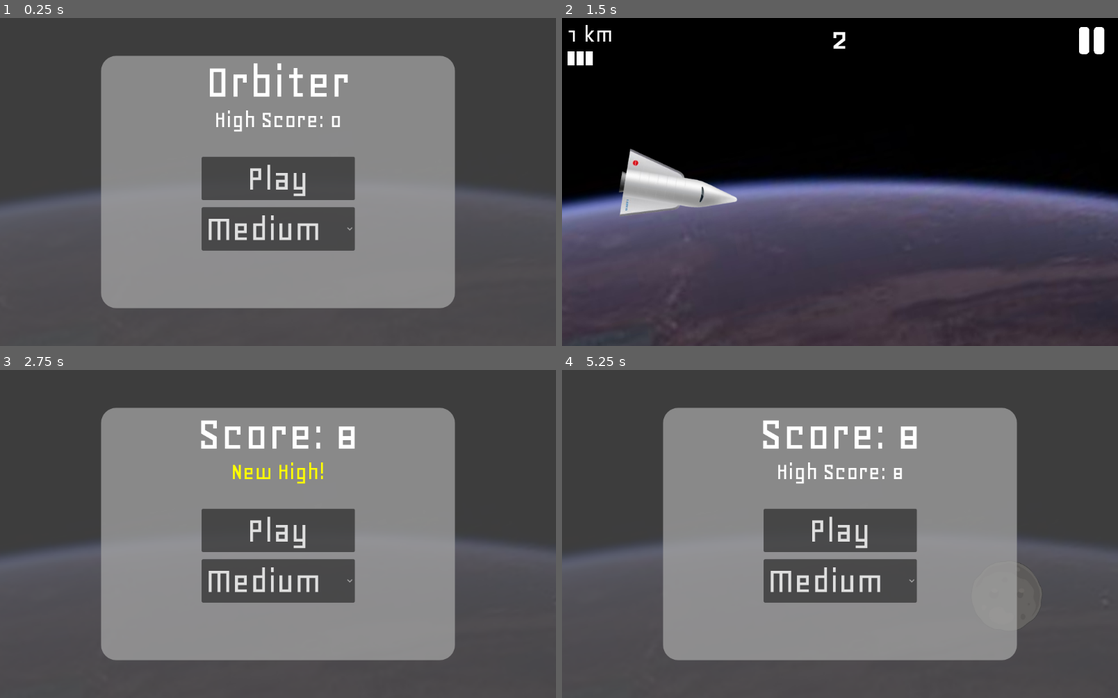
Above: before the commit, frames 1-4 (two rows, left to right).
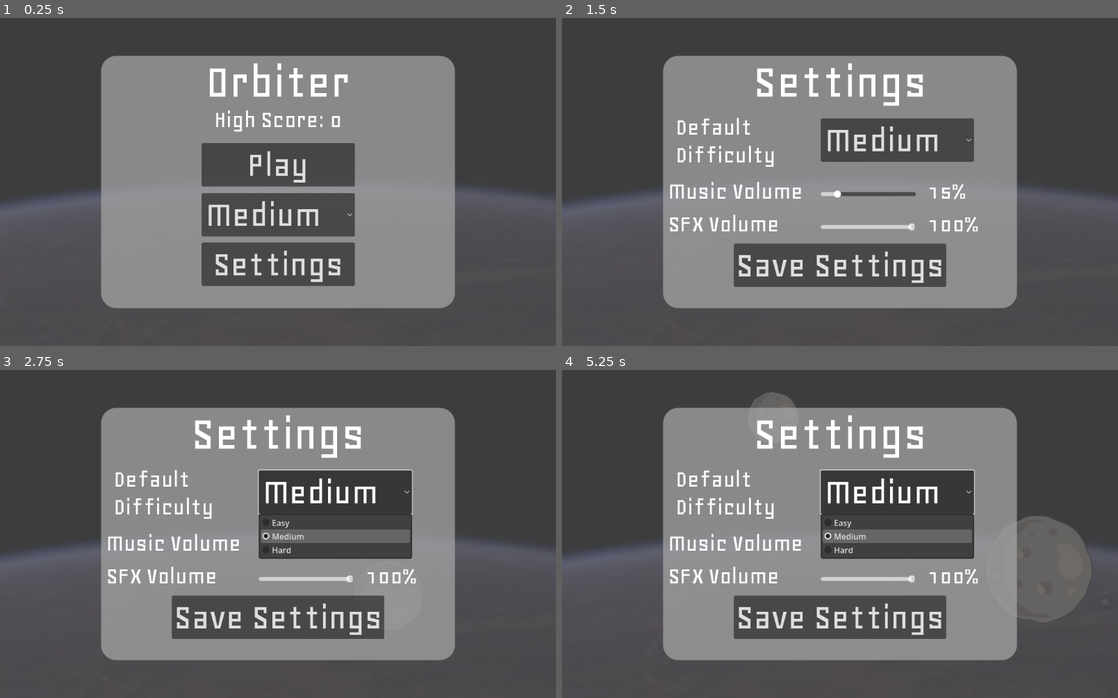
Above: after the commit, the same moments.

Repository: ZYX-2727/Orbiter
Game: Godot game, scene res://scenes/main.tscn
Two runs of this game, one before a commit and one after it. Both use one fixed random seed, a clock stepped at 60 frames per second and the inputs below.
Inputs (mouse positions are in pixels of both pictures, inside the frame that each line leads up to):
- Up to frame 1 (0.25 s): no input
- Up to frame 2 (1.5 s): click (840, 264) at 0.5 s, where only the run after the commit has a clickable "Settings"; click (840, 178) at 1.25 s, where only the run before the commit has a clickable "Play"
- Up to frame 3 (2.75 s): hold Up (up) from 2.03 s (still down); tap Space (shoot) at 2.1 s
- Up to frame 4 (5.25 s): release Up (up) at 2.75 s; click (840, 530) at 2.75 s, where only the run before the commit has a clickable "Play"; hold Up (up) 3.53-4.28 s; tap Space (shoot) at 3.6, 4.35, 5.1 s; hold Up (up) from 5.03 s (still down)

The runs differ from the first frame. In frame 1, 6.8% of the frame differs, in the area x 36-64%, y 38-82%; in frame 2, 79%, in the area x 0-100%, y 0-100%; in frame 3, 17%; in frame 4, 19%.

Commit message:
add settings (main menu)

Diff:
--- a/scenes/menu.tscn
+++ b/scenes/menu.tscn
@@ -68,15 +68,32 @@
 anchor_top = 0.5
 anchor_right = 0.5
 anchor_bottom = 0.5
-offset_left = -151.5
-offset_top = -50.0
-offset_right = 151.5
-offset_bottom = 36.0
+offset_left = -151.0
+offset_top = -77.0
+offset_right = 152.0
+offset_bottom = 9.0
 grow_horizontal = 2
 grow_vertical = 2
 theme_override_fonts/font = ExtResource("1_yqeox")
 theme_override_font_sizes/font_size = 75
 text = "Play"
+
+[node name="Settings" type="Button" parent="Panel" unique_id=532180292]
+layout_mode = 1
+anchors_preset = 8
+anchor_left = 0.5
+anchor_top = 0.5
+anchor_right = 0.5
+anchor_bottom = 0.5
+offset_left = -151.0
+offset_top = 120.0
+offset_right = 152.0
+offset_bottom = 206.0
+grow_horizontal = 2
+grow_vertical = 2
+theme_override_fonts/font = ExtResource("1_yqeox")
+theme_override_font_sizes/font_size = 75
+text = "Settings"
 
 [node name="Difficulty" type="OptionButton" parent="Panel" unique_id=361618502]
 layout_mode = 1
@@ -85,10 +102,10 @@
 anchor_top = 0.5
 anchor_right = 0.5
 anchor_bottom = 0.5
-offset_left = -151.5
-offset_top = 50.0
-offset_right = 151.5
-offset_bottom = 136.0
+offset_left = -151.0
+offset_top = 22.0
+offset_right = 152.0
+offset_bottom = 108.0
 grow_horizontal = 2
 grow_vertical = 2
 theme_override_fonts/font = ExtResource("1_yqeox")
@@ -103,3 +120,4 @@
 popup/item_2/id = 2
 
 [connection signal="pressed" from="Panel/Play" to="." method="_on_play_pressed"]
+[connection signal="pressed" from="Panel/Settings" to="." method="_on_settings_pressed"]
--- a/scripts/main.gd
+++ b/scripts/main.gd
@@ -49,7 +49,7 @@
 			bullet_obj.hide()
 
 
-func change_via_settings() -> void: #Change the game based on what settings you have
+func change_via_settings(_paused: bool) -> void: #Change the game based on what settings you have
 	var data = ConfigFile.new()
 	var error = data.load("user://data.cfg")
 	if error:
@@ -60,12 +60,13 @@
 	default_difficulty = data.get_value("settings", "default_difficulty", 1)
 	high_score = data.get_value("player", "high_score", 0)
 
+	$Menu/Panel/Difficulty.selected = default_difficulty
+	$Menu/Panel/High.text = "High Score: " + str(high_score)
+
 
 # Called when the node enters the scene tree for the first time.
 func _ready() -> void:
-	change_via_settings()
-	$Menu/Panel/Difficulty.selected = default_difficulty
-	$Menu/Panel/High.text = "High Score: " + str(high_score)
+	change_via_settings(false)
 
 	bullet_objs = [
 	$HUD/All/Bullet1,
@@ -83,6 +84,7 @@
 	EventBus.connect("death", _on_death)
 	EventBus.connect("pause", _on_pause)
 	EventBus.connect("start", _on_start)
+	EventBus.connect("settings", change_via_settings)
 	EventBus.connect("bullets_collected", _on_bullets_collected)
 	EventBus.connect("points_collected", _on_points_collected)
 	EventBus.connect("asteroid_destroyed", _on_asteroid_destroyed)
--- a/scripts/menu.gd
+++ b/scripts/menu.gd
@@ -1,8 +1,21 @@
 extends Node2D
 
 var difficulty: int = 0
+
+func _ready() -> void:
+	EventBus.connect("settings", _on_settings)
 
 func _on_play_pressed() -> void:
 	difficulty = $Panel/Difficulty.selected
 	EventBus.emit_signal("start", difficulty)
 	hide()
+
+
+func _on_settings_pressed() -> void:
+	EventBus.emit_signal("settings", false)
+
+func _on_settings(paused: bool) -> void:
+	if not paused and not visible:
+		show()
+	else:
+		hide()
